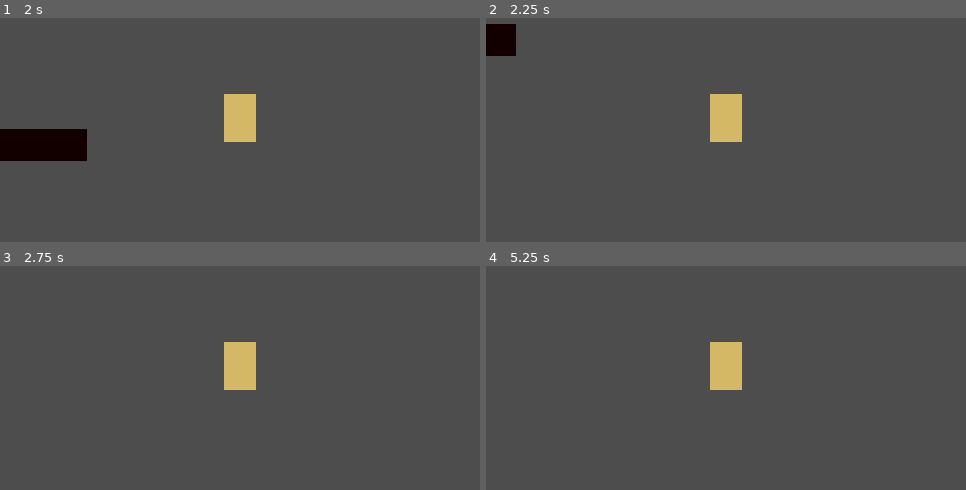
Above: before the commit, frames 1-4 (two rows, left to right).
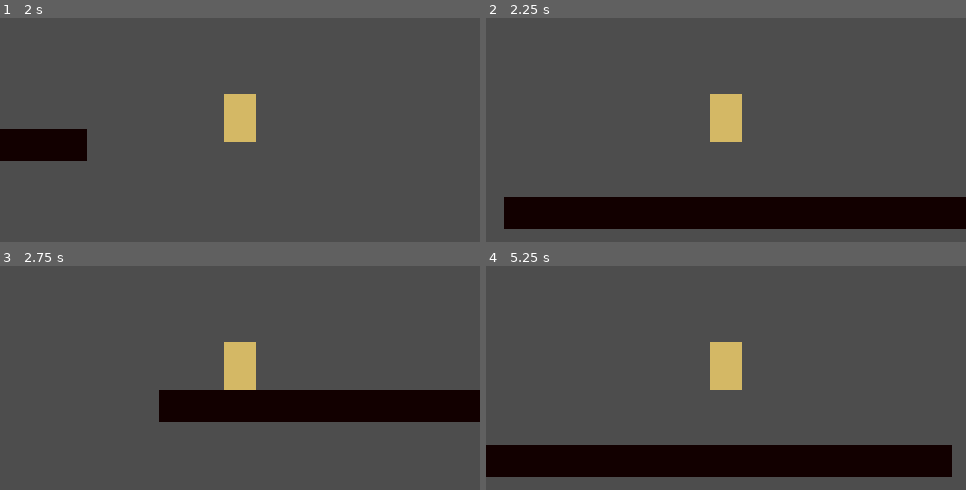
Above: after the commit, the same moments.

Repository: walle1911/DoomFist-2D
Game: Godot game, scene res://scenes/levels/Level_Graybox.tscn
The game is run twice, just before and just after one commit, with the same random seed, the same clock (stepped at 60 frames per second) and the same inputs. The project has no main scene, so this scene is started directly.
Inputs:
- Up to frame 1 (2 s): tap Enter at 0.5 s; hold D (move_right) from 0.53 s (still down); tap Space (jump) at 0.6, 0.77, 1.07, 1.35, 1.52, 1.82 s
- Up to frame 2 (2.25 s): release D (move_right) at 2.03 s; hold A (move_left) from 2.03 s (still down); tap Space (jump) at 2.1 s
- Up to frame 3 (2.75 s): keep holding A (move_left)
- Up to frame 4 (5.25 s): release A (move_left) at 2.78 s; hold D (move_right) 2.78-4.28 s; tap Space (jump) at 2.85, 3.02, 3.32, 3.6, 3.77, 4.07, 4.35, 4.52, 4.82, 5.1 s; hold A (move_left) 4.28-5.03 s; hold D (move_right) from 5.03 s (still down)

Frame 1 is identical in both runs. In frame 2, 15% of the frame differs, in the area x 0-100%, y 2-95%; in frame 3, 9.6%; in frame 4, 14%.

Commit message:
Add fall death kill zone

Diff:
--- a/scenes/levels/Level_Graybox.tscn
+++ b/scenes/levels/Level_Graybox.tscn
@@ -1,6 +1,8 @@
 [gd_scene format=3 uid="uid://b0nbk62opbbku"]
 
 [ext_resource type="PackedScene" uid="uid://sb870pah3x7m" path="res://scenes/player/Player.tscn" id="1_4w1n6"]
+[ext_resource type="PackedScene" uid="uid://bkbwwqtml01f2" path="res://scenes/objects/KillZone.tscn" id="2_2jchf"]
+[ext_resource type="Script" uid="uid://c3v8o31lkynad" path="res://scripts/objects/KillZone.gd" id="3_ak5w2"]
 
 [sub_resource type="RectangleShape2D" id="RectangleShape2D_2jchf"]
 size = Vector2(480, 32)
@@ -20,3 +22,7 @@
 [node name="Player" parent="." unique_id=14284688 instance=ExtResource("1_4w1n6")]
 position = Vector2(0, -20)
 move_speed = 300.0
+
+[node name="KillZone" parent="." unique_id=388575701 instance=ExtResource("2_2jchf")]
+position = Vector2(-20, 63)
+script = ExtResource("3_ak5w2")
--- /dev/null
+++ b/scenes/objects/KillZone.tscn
@@ -0,0 +1,9 @@
+[gd_scene format=3 uid="uid://bkbwwqtml01f2"]
+
+[sub_resource type="RectangleShape2D" id="RectangleShape2D_2t18m"]
+size = Vector2(1000, 64)
+
+[node name="KillZone" type="Area2D" unique_id=575578226]
+
+[node name="CollisionShape2D" type="CollisionShape2D" parent="." unique_id=1370408152]
+shape = SubResource("RectangleShape2D_2t18m")
--- /dev/null
+++ b/scripts/objects/KillZone.gd
@@ -0,0 +1,20 @@
+#extends Node
+#
+#
+## Called when the node enters the scene tree for the first time.
+#func _ready() -> void:
+	#pass # Replace with function body.
+#
+#
+## Called every frame. 'delta' is the elapsed time since the previous frame.
+#func _process(delta: float) -> void:
+	#pass
+
+extends Area2D
+
+func _ready() -> void:
+	body_entered.connect(_on_body_entered)
+
+func _on_body_entered(body: Node) -> void:
+	if body.has_method("respawn"):
+		body.respawn()
--- a/scripts/player/PlayerController.gd
+++ b/scripts/player/PlayerController.gd
@@ -23,9 +23,9 @@
 
 func _ready() -> void:
 	spawn_position = global_position
-	print("move_speed = ", move_speed)
-	print("jump_velocity = ", jump_velocity)
-	print("gravity = ", gravity)
+	#print("move_speed = ", move_speed)
+	#print("jump_velocity = ", jump_velocity)
+	#print("gravity = ", gravity)
 
 func _physics_process(delta: float) -> void:
 	if Input.is_action_just_pressed(ACTION_RESTART):
Not shown, added: scripts/objects/KillZone.gd.uid
